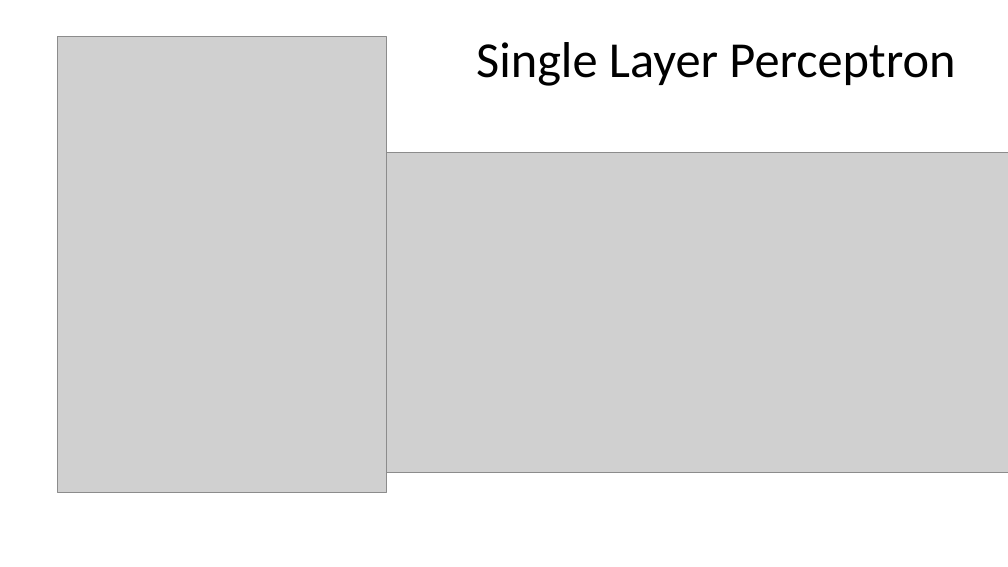
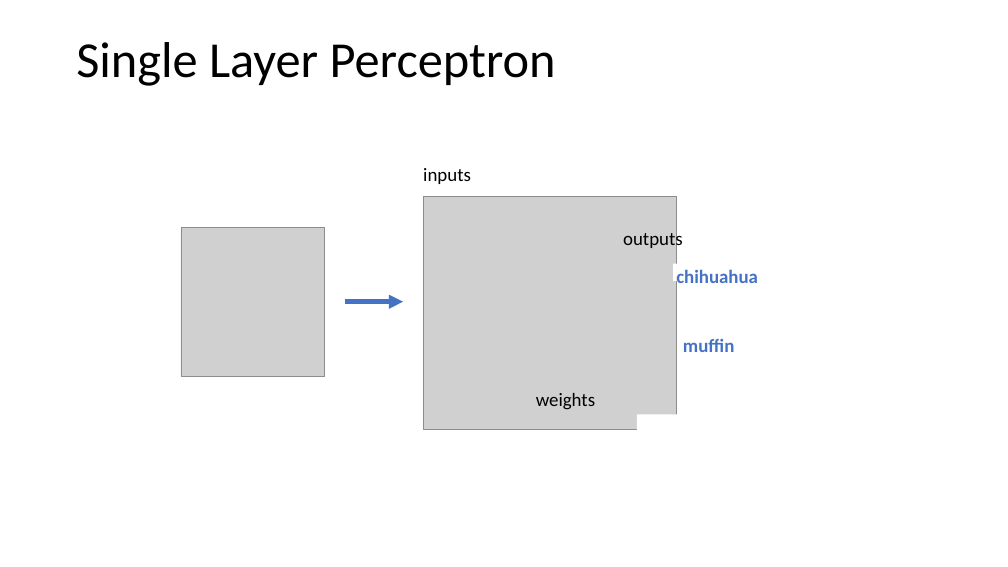
Before and after one commit to SLUVisLab/DeepLearningTutorial, a slide deck: slide 13 of DeepLearning.pptx. Drawn at 1008x567 pixels with LibreOffice and Linux fonts; fonts in the diff are those of the drawing; grey boxes stand for pictures. Boxes give left, top, right and bottom in pixels: in the first picture for what was removed or moved away, otherwise in the second. Text is boxed around its words. In the diff, an @@ line names an element or a change of style, - is before the commit and + after.

```diff
--- a/DeepLearning.pptx
+++ b/DeepLearning.pptx
@@ text "Single Layer Perceptron": place and size @@
-text "Single Layer Perceptron" at [476,42,955,86]
+text "Single Layer Perceptron" at [76,42,556,86]
@@ picture removed at [57,37,386,493] @@
@@ picture removed at [386,153,1008,472] @@
@@ text added at [423,168,471,184], 18 pt, text #000000 @@
+inputs
@@ picture added at [423,197,676,430] @@
@@ picture added at [181,227,324,376] @@
@@ text added at [623,230,683,251], 18 pt, text #000000 @@
+outputs
@@ rectangle added at [674,264,687,281], fill #FFFFFF @@
@@ text added at [676,269,758,289], 18 pt, text #4472C4, bold @@
+chihuahua
@@ arrow added from (346, 302) to (403, 302), #4472C4 4.5 pt @@
@@ text added at [683,339,734,352], 18 pt, text #4472C4, bold @@
+muffin
@@ text added at [536,393,595,409], 18 pt, text #000000 @@
+weights
@@ rectangle added at [637,414,717,508], fill #FFFFFF @@
```
Also in this commit, not shown: 12 other slides changed, 6 slides added, 4 slides removed.
